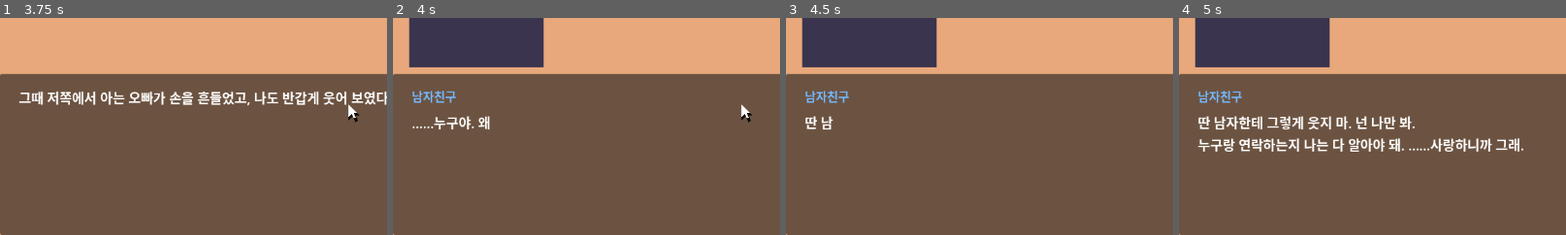
Above: before the commit, frames 1-4 (left to right).
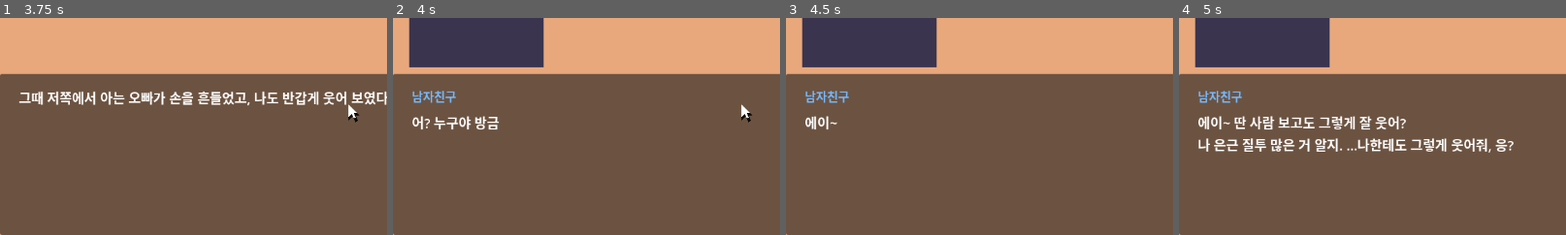
Above: after the commit, the same moments.

Repository: yellyB/game-65percnt
Game: Godot game, scene res://scenes/Main.tscn
Same seed, same stepped clock (60 frames per second), same inputs: the game is played once before the commit and once after it.
Inputs (mouse positions are % of the whole screen's width and height, from its top left):
- Up to frame 1 (3.75 s): click "▶ 처음부터 시작" at 0.5 s; tap Enter (ui_accept) at 1.25, 1.52, 2, 2.27, 3.5 s; move the mouse to (72, 45) at 1.27 s; tap Space at 1.35 s; click (72, 45) at 1.42 s; move the mouse to (30, 55) at 2.02 s; tap 0 at 2.1 s; click (30, 55) at 2.17 s; move the mouse to (60, 28) at 2.77 s; tap 9 at 2.85 s; click (60, 28) at 2.92 s; move the mouse to (45, 70) at 3.52 s; tap Backspace at 3.6 s; click (45, 70) at 3.67 s
- Up to frame 2 (4 s): tap Enter (ui_accept) at 3.77 s
- Up to frame 3 (4.5 s): tap Enter (ui_accept) at 4.25 s; move the mouse to (80, 65) at 4.27 s; tap Keypad Enter at 4.35 s; click (80, 65) at 4.42 s
- Up to frame 4 (5 s): tap Enter (ui_accept) at 4.52 s
The pictures show only the part of the screen within x 0-50%, y 50-100%; the shares and areas given below are measured in that part.

Frame 1 is identical in both runs. In frame 2, 0.4% of the frame differs, in the area x 5-28%, y 45-52%; in frame 3, 0.3%; in frame 4, 5.3%, in the area x 5-89%, y 45-63%.

Commit message:
톤 A 순화 패스: 프롤로그~감옥·엔딩의 통제/집착/각성 색 제거
- 프롤로그: '넌 나만 봐/다 알아야 돼' → 가벼운 장난 질투로
- 챕터1: '넌 여자여야 돼' 조건부 거부 → 어색하지만 '그래도 너잖아'
- 챕터3: '넌 내 거야'/'매일 와' 집착 → 낯선 상황 당황·감옥의 외로움/소진으로
- 급발진: 소유 폭발 → 3년의 극한이 무너지는 절박함으로
- 감옥 녹음: '진짜 얼굴 폭로' → '극단까지 밀어붙여 남는 것' 프레임
- res 각성 대사·엔딩 이별확정 → 미묘한 서먹함·여운으로

Co-Authored-By: Claude Opus 4.8 <noreply@anthropic.com>

Diff:
--- a/godot/text/ko.gd
+++ b/godot/text/ko.gd
@@ -53,7 +53,7 @@
 	"pattern_hint": "화면에 남은 손가락 얼룩… 패턴이 희미하게 보인다. 따라 그려볼까?",
 	"kp_prison_intro": "면회를 나오려는데, 벽의 낙서가 눈에 밟혔다.\n날짜가 아니라— 숫자 같았다.",
 	"kp_prison_hint": "벽에 긁힌 자국을 세어 본다. 네 묶음이다.\n[ | | | | ]  [ | | ]  [ | | | ]  [ | ]   →   전화기에 눌러 볼까?",
-	"kp_prison_reveal": ["그 번호를 전화기에 눌러 보자, 지지직— 오래된 녹음이 흘러나왔다.", "'이 기계는 사랑을 재는 게 아니야.'", "'옆 사람의 진짜 얼굴을 끄집어내는 거지. …잘 봐. 네 옆에 있는 사람이, 어떤 사람인지.'"],
+	"kp_prison_reveal": ["그 번호를 전화기에 눌러 보자, 지지직— 오래된 녹음이 흘러나왔다.", "'이 기계는 사랑을 재는 게 아니야.'", "'두 사람을 극단까지 몰아붙여서— 그래도 끝에 뭐가 남는지, 그걸 보는 거지.'"],
 	"kp_prison_giveup": ["…무슨 의미인지 모르겠다. 나는 그냥 지나쳤다."],
 	"mood_cold": "냉담", "mood_normal": "보통", "mood_warm": "다정",
 
@@ -78,10 +78,10 @@
 	"pr_mono_looks": "이 사람은 늘 내 모습을 예뻐해준다.\n사랑받는다는 게, 이런 거구나.",
 	# 집착 장면 (여주=로맨틱 / 플레이어=위험신호)
 	"pr_narr_wave": "그때 저쪽에서 아는 오빠가 손을 흔들었고, 나도 반갑게 웃어 보였다.",
-	"pr_hero_who": "……누구야. 왜 웃어, 방금.",
+	"pr_hero_who": "어? 누구야 방금~ 왜 그렇게 웃어.",
 	"pr_heroine_who": "어? 그냥 아는 오빠야, 왜~",
-	"pr_hero_mine": "딴 남자한테 그렇게 웃지 마. 넌 나만 봐.\n누구랑 연락하는지 나는 다 알아야 돼. ……사랑하니까 그래.",
-	"pr_mono_romantic": "질투하는 모습까지 어쩜 이렇게….\n이렇게까지 날 원하는 사람이, 세상에 또 있을까.",
+	"pr_hero_mine": "에이~ 딴 사람 보고도 그렇게 잘 웃어?\n나 은근 질투 많은 거 알지. …나한테도 그렇게 웃어줘, 응?",
+	"pr_mono_romantic": "괜히 삐진 척하는 얼굴이 어찌나 귀여운지.\n이런 사소한 투정까지도, 그냥 다 좋았다.",
 	# 축제 둘러보기 출구 (부스 골목으로)
 	"ex_fest_booths_name": "오락 부스 골목",
 	"ex_fest_booths_lines": ["안쪽 골목에 오락 부스들이 늘어서 있다.", "슬슬, 놀아볼까?"],
@@ -190,16 +190,16 @@
 	"t1_hero_date2": "근데 이거 은근 재밌다. 새로운 너를 알아가는 느낌?",
 	"t1_mono_date": "그 말이 이상하게 오래 남았다.\n…새로운 나라도, 좋아해 주는구나.",
 	"t1_date_fun": "낯설던 몸에도 곧 익숙해졌다. 손을 잡고 걷는 건, 여전히 좋았다.",
-	"t1_hero_publiceye": "근데 너 그 모습으로 다니니까… 딴 놈들이 자꾸 쳐다보잖아.\n별로야. 빨리 원래 너로 돌아왔으면 좋겠어.",
+	"t1_hero_publiceye": "근데 좀 신기하다, 너 그 모습이니까.\n나도 아직 적응이 안 돼서 자꾸 쳐다보게 돼. …빨리 익숙해져야지, 나도.",
 	"t1_mono_crackle": "그이는 이런 것까지 신경 써준다.\n역시, 날 이만큼 아끼니까 그렇겠지.",
 	"t1_phone_intro": "문득 휴대폰을 확인하려는데— 잠금 패턴이 바뀌어 있었다.\n나는 바꾼 적이 없는데.",
 	"t1_phone_reveal": ["얼룩을 따라 패턴을 그리자, 잠금이 풀렸다.", "메시지함이— 누군가 열어보고 지운 흔적으로 가득했다.", "그가 늘, 내 폰을 들여다보고 있었던 거다.", "…근데 왜, 화가 나기는커녕 안심이 될까."],
 	"t1_phone_giveup": ["…패턴이 도무지 기억나지 않는다. 그냥 주머니에 넣었다."],
 	"t1_night": "하지만 밤이 깊어지자 분위기가 달라졌다.\n관계를 가지려는데— 포지션을 어떻게 해야 할지 고민하던 중, 남자친구가 머뭇거렸다.",
-	"t1_hero_original": "난… 네 '여자인 모습'이 좋았던 거야.\n지금 넌, 내가 알던 네가 아니잖아.",
-	"t1_mono_understand": "조금 서운했지만, 나는 그를 이해하기로 했다.\n원래 그런 사람인걸. 사랑하니까, 이 정도쯤은 괜찮아.",
-	"t1_debrief_hero": "솔직히 아까 좀 이상했어. 네가 남자가 되니까 도저히 안 되겠더라.\n역시 넌 여자여야 돼.",
-	"t1_debrief_mono": "맞아, 나도 좀 어색했으니까. …그이 말이 다 맞는 것 같았다.",
+	"t1_hero_original": "솔직히… 아직은 좀 어색해. 익숙한 모습이 아니니까.\n근데 뭐, 그래도 너잖아. 시간 지나면 괜찮아지겠지.",
+	"t1_mono_understand": "조금 서운했지만, 솔직하게 말해주는 게 오히려 고마웠다.\n우린 이런 것도 편하게 얘기할 수 있으니까.",
+	"t1_debrief_hero": "아까 진짜 웃겼다, 너 남자 버전. 목소리 완전 어색하고.\n근데 이상하게, 그래도 너인 건 알겠더라.",
+	"t1_debrief_mono": "나도 웃겨서 한참 웃었다.\n뭐가 됐든 우리라는 게, 좀 신기하기도 했다.",
 	"t1_confused": "나는 어떻게 해야 할지 몰라 가만히 있었다.\n...뭐지, 이 어색함은.",
 	"t1_why": "...왜? 왜 그래?",
 	"t1_cant": "이건 도저히 못하겠어.\n널 사랑해. 하지만 난 원래 남자라고. 이런 건... 싫어!",
@@ -281,7 +281,7 @@
 	"ex_home_photo_lines": ["어느 사진에서든, 아빠는 딸 바로 옆에 꼭 붙어 있다.", "언제나 곁을 지켜준 사람. …좋은 아빠였겠지."],
 	"ex_home_exit_name": "거실로 나가기",
 	"ex_home_exit_lines": ["…이제 그만 나가자."],
-	"t3_hero_boundary": "아버지든 뭐든 상관없어. 넌 내 거야.\n누가 뭐래도, 넌 내 거라고.",
+	"t3_hero_boundary": "아버지든 뭐든… 이런 설정 나도 당황스러워.\n근데 관계가 어떻든, 난 그냥 너랑 같이 있고 싶은 거라고.",
 	"t3_mono_still": "이 상황에서도 저렇게 날 원하는구나.\n안심이 되는데… 왜, 조금은 무서울까.",
 	"t3_arrest": "그 순간, 갑자기 체험 기구가 벗겨지고—\n경찰이 남자친구를 붙잡아갔다.",
 	"t3_trap": "알고 보니, 아동성범죄자를 잡아내기 위해 이런 장치를 쓴 것이었다.\n우리는 일부러 사랑을 느끼려 했을 뿐인데. 너무 억울했다.",
@@ -297,8 +297,8 @@
 	"ex_prison_exit_lines": ["...오늘은 여기까지."],
 	"t3_try": "그를 꺼내주려고 아주 많은 노력을 했다.\n하지만 아동성범죄는 형량이 세서, 쉽게 나오게 할 수 없었다.",
 	"t3_tired": "남자친구가 감옥에 갔으니 슬프긴 했다.\n하지만 결혼한 것도 아니고... 솔직히, 나는 점점 지쳐갔다.",
-	"t3_hero_jail_obsess": "너 요즘 왜 뜸해. 딴 남자라도 생긴 거야?\n면회, 매일 와. 매일. ……알지?",
-	"t3_mono_crack": "매일 오라니. 예전 같으면 사랑이라 느꼈을 텐데—\n오늘은, 왜 이렇게 숨이 막힐까.",
+	"t3_hero_jail_obsess": "여기 갇혀서 하루 종일 네 생각만 해.\n…자주 와줄 수 있어? 너까지 없으면, 나 진짜 못 버틸 것 같아.",
+	"t3_mono_crack": "자주 오겠다고 약속했다. 진심이었다.\n그런데— 3년이라는 시간은, 생각보다 훨씬 무거웠다.",
 	"t3_3years": "그렇게 3년쯤 흘렀을 때, 그는 희망이 거의 없다는 걸 깨닫고\n나를 조금씩 비난하기 시작했다.",
 	"t3_blame_narr": "물론 내가 잘못한 게 아니란 걸 그도 안다.\n그저 자기 상황이 너무 척박하니까, 누구라도 탓하고 싶은 거겠지.",
 	"t3_blame": "이게 다 네 탓이야. 네가 날 여기 처넣은 거나 마찬가지잖아!",
@@ -330,7 +330,7 @@
 	"ex_lot_talk_lines": ["...진정시켜야 해."],
 	"t3_restart": "난 널 아직 사랑해. 우리 진짜로 다시 시작하자.\n그동안 날 기다린 시간을, 내가 다 보상해줄게.",
 	"t3_waver": "나도 살짝 흔들렸다.\n죄책감도 있고, 짧았지만 그와 함께한 5개월이 무척 좋았으니까.",
-	"t3_hero_callback": "'넌 나만 봐.' 내가 그랬잖아. 처음부터, 쭉.\n근데 딴 놈을 만나? 네가 어떻게 나한테!!",
+	"t3_hero_callback": "3년이야… 3년을 버텼는데. 다 어긋나 버렸잖아.\n우리, 대체 어디서부터 이렇게 된 거야!!",
 	"t3_burst": "내가 이렇게까지 하는데 대체 왜 고민하는 건데??!!\n이제 다 좋다고. 다시 시작하면 되잖아!!",
 	"t3_flee": "급발진하는 그가 무서웠다. 돌아서려는 순간—\n그가 내 손목을 와락 붙잡았다.",
 	"mg_shove_prompt": "💢 붙잡혔다! Space 연타로 뿌리쳐라!!",
@@ -344,15 +344,15 @@
 	"res_sys_end": "테스트가 종료되었습니다.",
 	"res_wake": "눈을 떠 보니, 우리는 축제의 천막 안에 있었다.\n둘 다 어안이 벙벙하고 실감이 안 나, 당황한 얼굴로 기계를 벗는다.",
 	"res_hero_wow": "와— 이거 진짜 실감났다. 어땠어? 우리, 완전 잘 맞지 않아?",
-	"res_mono_wake2": "세 번의 삶 내내, 그는 나를 원했다.\n……내가 그의 것일 때만.",
+	"res_mono_wake2": "세 번의 삶 내내, 그는 어떻게든 내 곁에 있으려 했다.\n……그런데 왜, 이렇게 아득하게 느껴질까.",
 
 	# ═══ 엔딩 (진엔딩 하나) ═══
 	"end_true": ["화면엔 65라는 숫자가 떠 있고, 배경엔 빵빠레와 축포가 계속 터졌다.",
 		"하지만 이제, 그 숫자는 아무 의미도 없었다.",
-		"그가 어색하게 웃으며 말했다. \"…나가서, 얘기 좀 할까?\"",
-		"그래. 얘기는 해야겠지. 이 관계를 어떻게 정리할지.",
-		"이런 일을 다 겪고, 서로의 가장 낮은 곳까지 봐버린 지금—",
-		"우리 사이에 남은 건, 식어버린 온도뿐이었다.",
-		"우리는 아주 오랫동안, 한 마디도 하지 않았다.",
+		"그가 어색하게 웃으며 말했다. \"…나가서, 바람 좀 쐴까?\"",
+		"그래. 무슨 얘기라도, 해야 할 것 같았다. 뭐부터 꺼내야 할지 모르겠지만.",
+		"너무 많은 걸, 함께 봐버린 지금—",
+		"우리 사이엔 뭐라 설명하기 힘든, 어색한 공기가 감돌았다.",
+		"우리는 한동안, 아무 말도 하지 못했다.",
 		"— 끝 —"],
 	}
Not shown, changed: godot/README.md
